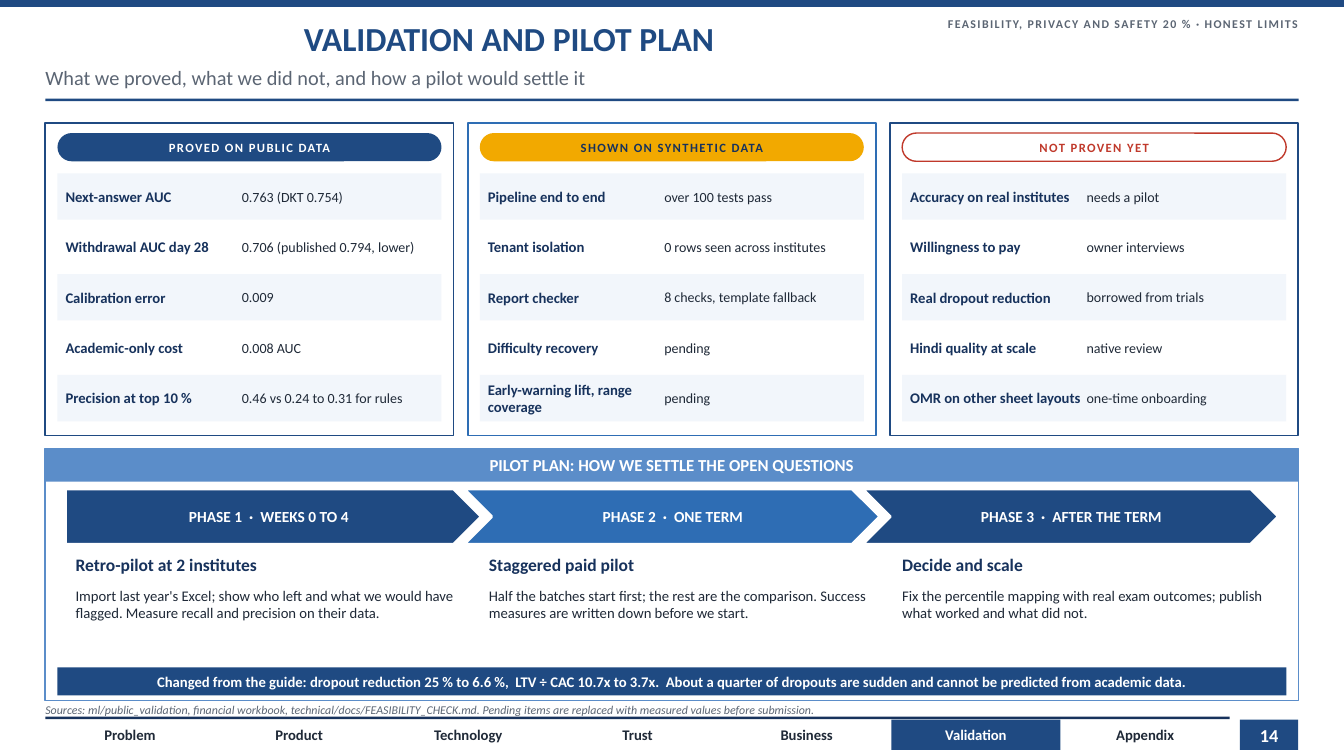
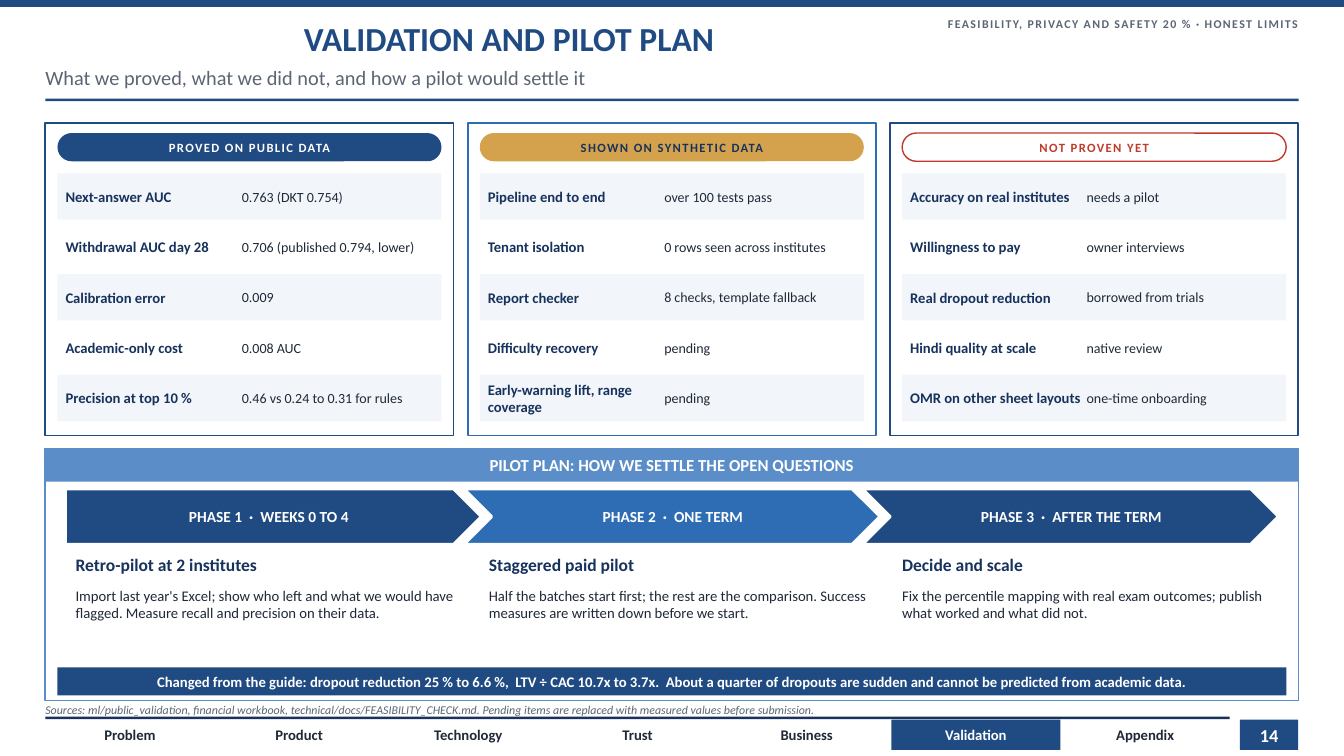
Before and after one commit to AdityaKuranjekar/institute-intelligence-platform, a slide deck: slide 14 of slides/AlphaQ_CaseB_Round1.pptx. Drawn at 1344x756 pixels with LibreOffice and Linux fonts; fonts in the diff are those of the drawing. Boxes give left, top, right and bottom in pixels: in the first picture for what was removed or moved away, otherwise in the second. Text is boxed around its words. In the diff, an @@ line names an element or a change of style, - is before the commit and + after.

```diff
--- a/slides/AlphaQ_CaseB_Round1.pptx
+++ b/slides/AlphaQ_CaseB_Round1.pptx
@@ rounded rectangle at (x1=480, y1=133, x2=864, y2=161): fill #F2A900 to #D4A24C @@
```
Also in this commit, not shown: 9 other slides changed, 37 other files.
